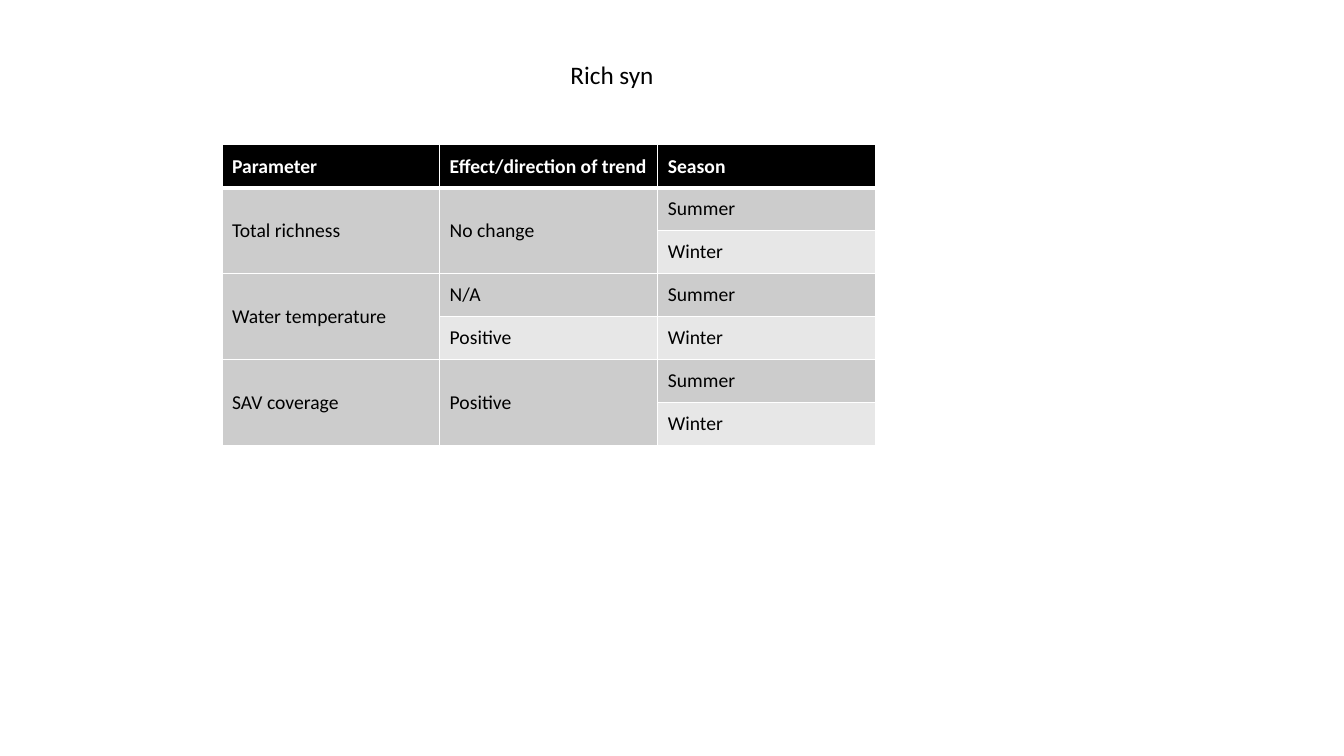
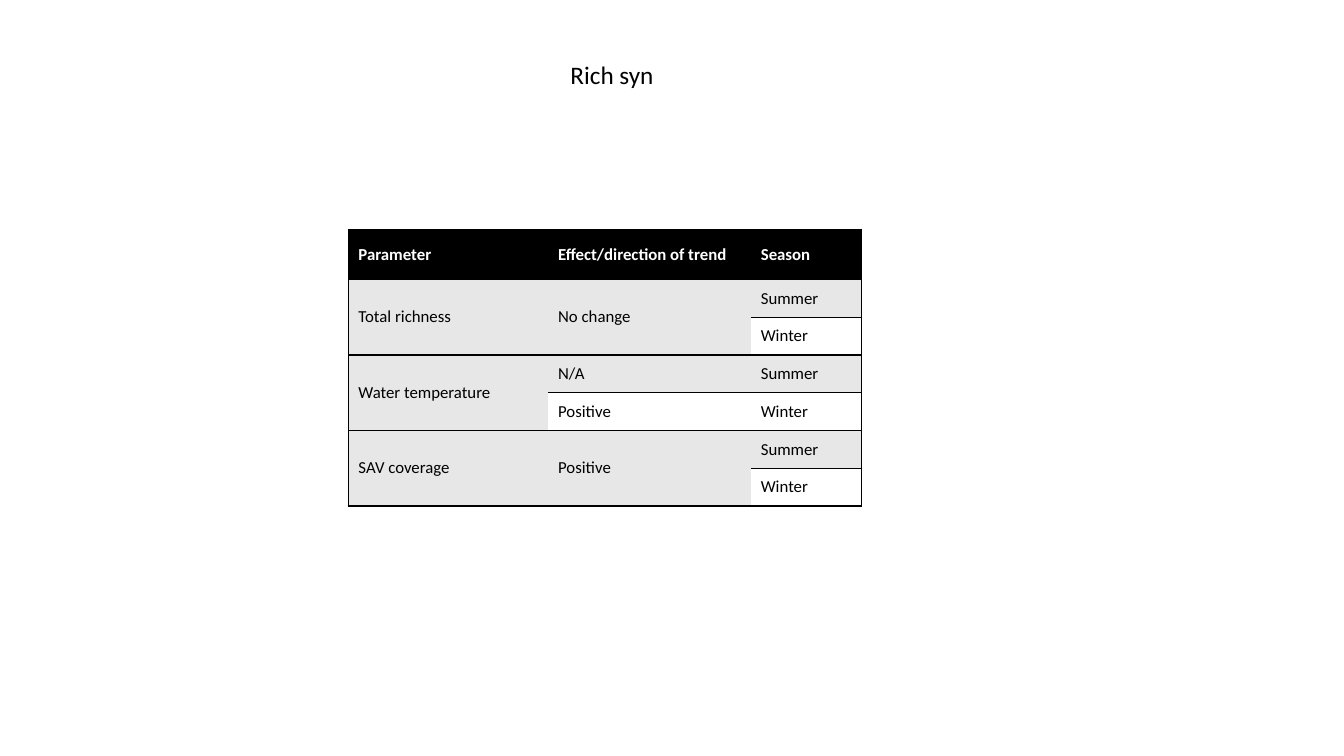
Before and after one commit to Sukerfish/osg_FIM, a slide deck: slide 4 of conceptFigs/initialSetup.pptx. Drawn at 1344x756 pixels with LibreOffice and Linux fonts; fonts in the diff are those of the drawing. Boxes give left, top, right and bottom in pixels: in the first picture for what was removed or moved away, otherwise in the second. Text is boxed around its words. In the diff, an @@ line names an element or a change of style, - is before the commit and + after.

```diff
--- a/conceptFigs/initialSetup.pptx
+++ b/conceptFigs/initialSetup.pptx
@@ table at (x1=349, y1=230, x2=862, y2=507) @@
@@ fill #CCCCCC to #E7E7E7 in 9 cells @@
@@ fill #E7E7E7 to #FFFFFF in 4 cells @@
@@ size 14 to 12 pt @@
@@ borders changed @@
@@ table resized from (x1=222, y1=145, x2=875, y2=446) to (x1=349, y1=230, x2=862, y2=507) @@
```
Also in this commit, not shown: 1 other slide changed, 1 slide added, 3 other files.
